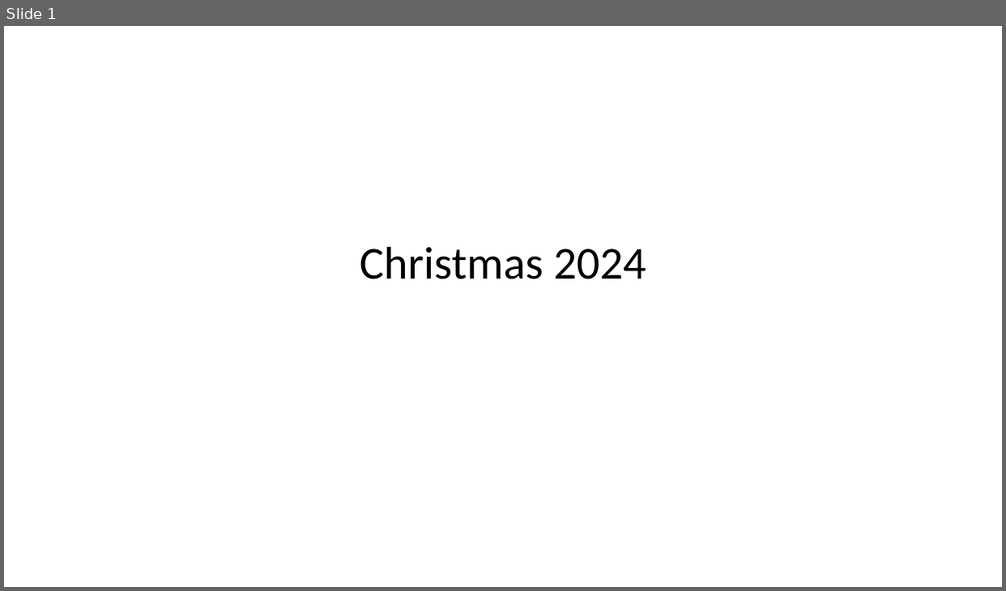
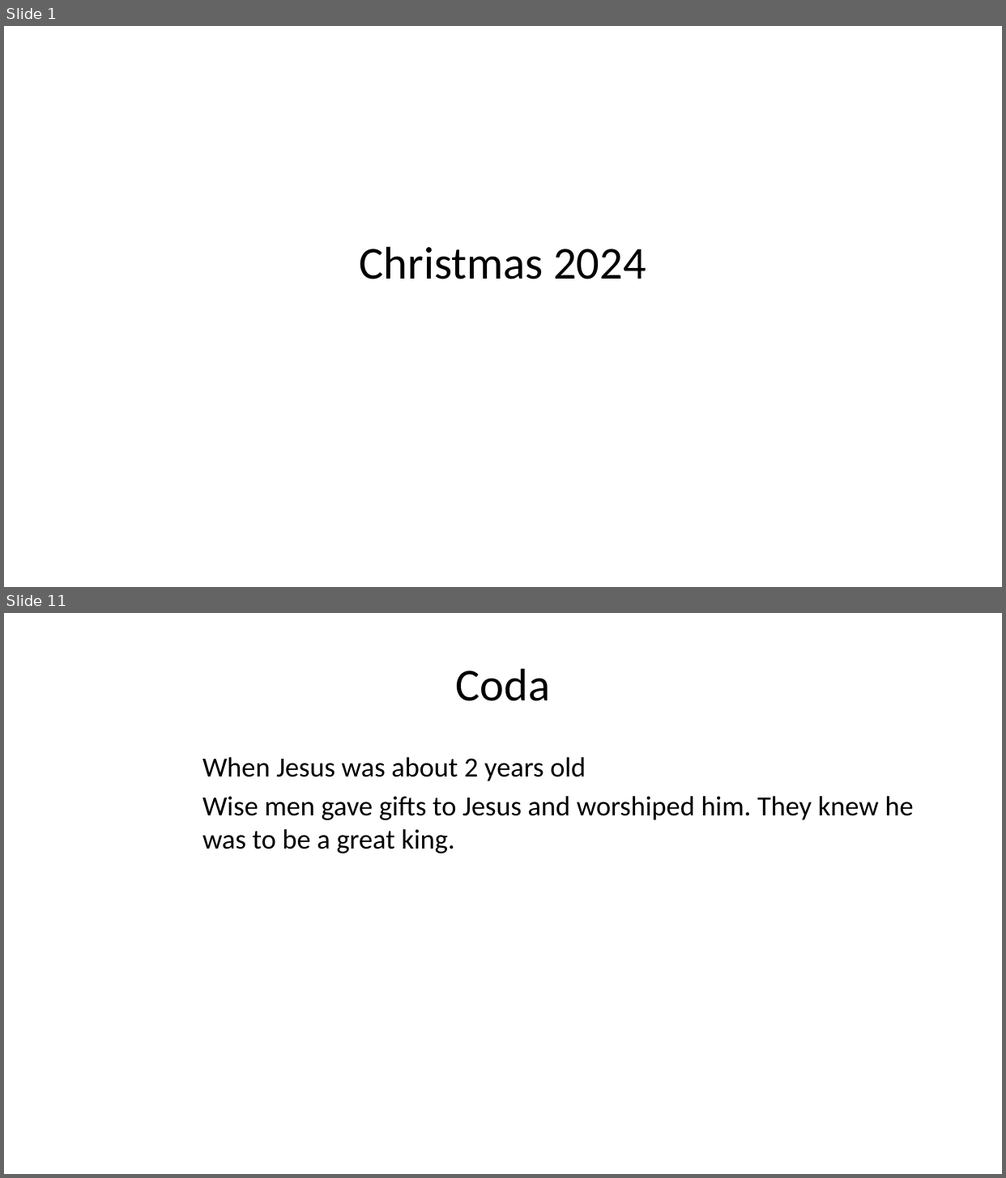
Before and after one commit to jcsalo/patient_education, a slide deck: christmas2004.pptx. Shown one above the other, each under a label of ours: slide 1 before the commit, slides 1 and 11 after it; the slides between them are not shown. The pictures are 1006x591 and 1006x1178 pixels, drawn with LibreOffice and Linux fonts; fonts in the diff are those of the drawing. Boxes give left, top, right and bottom in pixels: in the first picture for what was removed or moved away, otherwise in the second. Text is boxed around its words. In the diff, an @@ line names an element or a change of style, - is before the commit and + after.

```diff
--- a/christmas2004.pptx
+++ b/christmas2004.pptx
@@ slide 11 added at [4, 613, 1002, 1174], background #FFFFFF @@
@@ title added at [456, 668, 551, 701], 33 pt, text #000000 @@
+Coda
@@ text added at [202, 757, 914, 854], 20 pt, text #000000 @@
+When Jesus was about 2 years old
+Wise men gave gifts to Jesus and worshiped him. They knew he was to be a great king.
```
Also in this commit, not shown: 11 other slides added, 41 other files.
